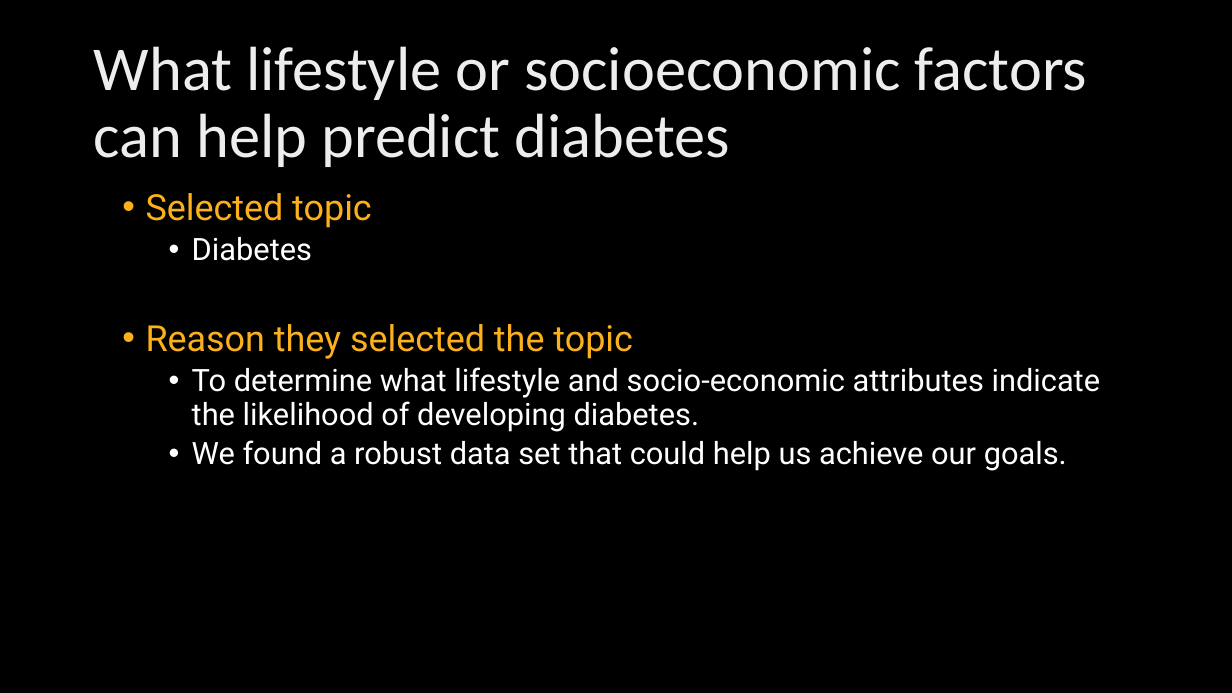
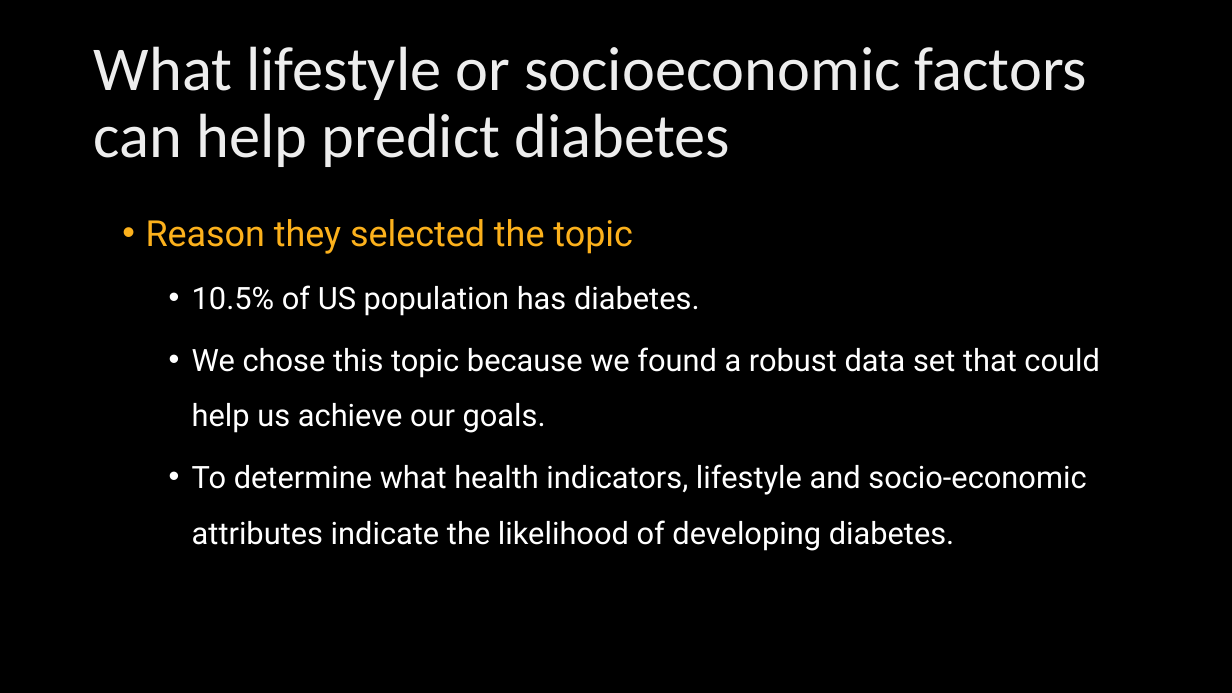
Before and after one commit to Rosedragon87/Capstone_Project_2021, a slide deck: slide 2 of Data_Science_Capstone_2021.pptx. Drawn at 1232x693 pixels with LibreOffice and Linux fonts; fonts in the diff are those of the drawing; background and template pictures are left out. Boxes give left, top, right and bottom in pixels: in the first picture for what was removed or moved away, otherwise in the second. Text is boxed around its words. In the diff, an @@ line names an element or a change of style, - is before the commit and + after.

```diff
--- a/Data_Science_Capstone_2021.pptx
+++ b/Data_Science_Capstone_2021.pptx
@@ text at bbox=[146, 193, 372, 261]: paragraphs removed @@
-• Selected topic
-  • Diabetes
@@ text at bbox=[146, 219, 633, 254]: line spacing 0.9 to 1.5 @@
@@ text at bbox=[192, 285, 1099, 551]: text changed @@
-  • To determine what lifestyle and socio-economic attributes indicate the likelihood of developing diabetes.
-  • We found a robust data set that could help us achieve our goals.
+  • 10.5% of US population has diabetes.
+  • We chose this topic because we found a robust data set that could help us achieve our goals.
+  • To determine what health indicators, lifestyle and socio-economic attributes indicate the likelihood of developing diabetes.
```
Also in this commit, not shown: 4 other slides changed, 9 slides added, 12 slides removed.
